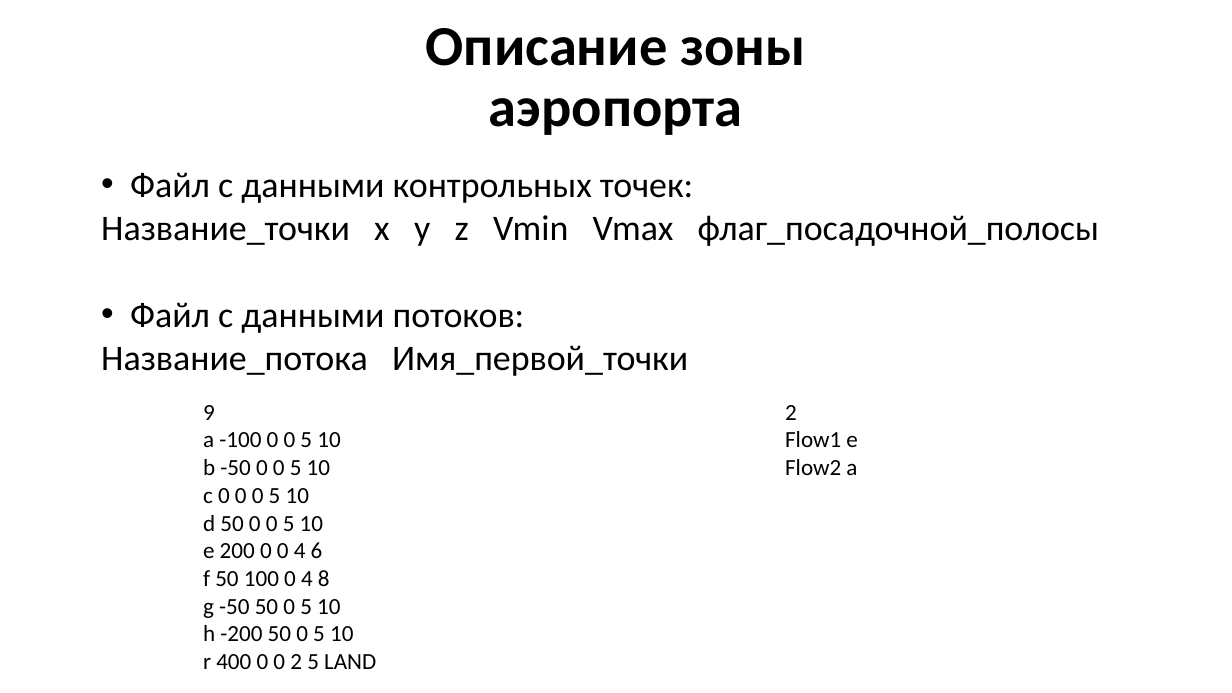
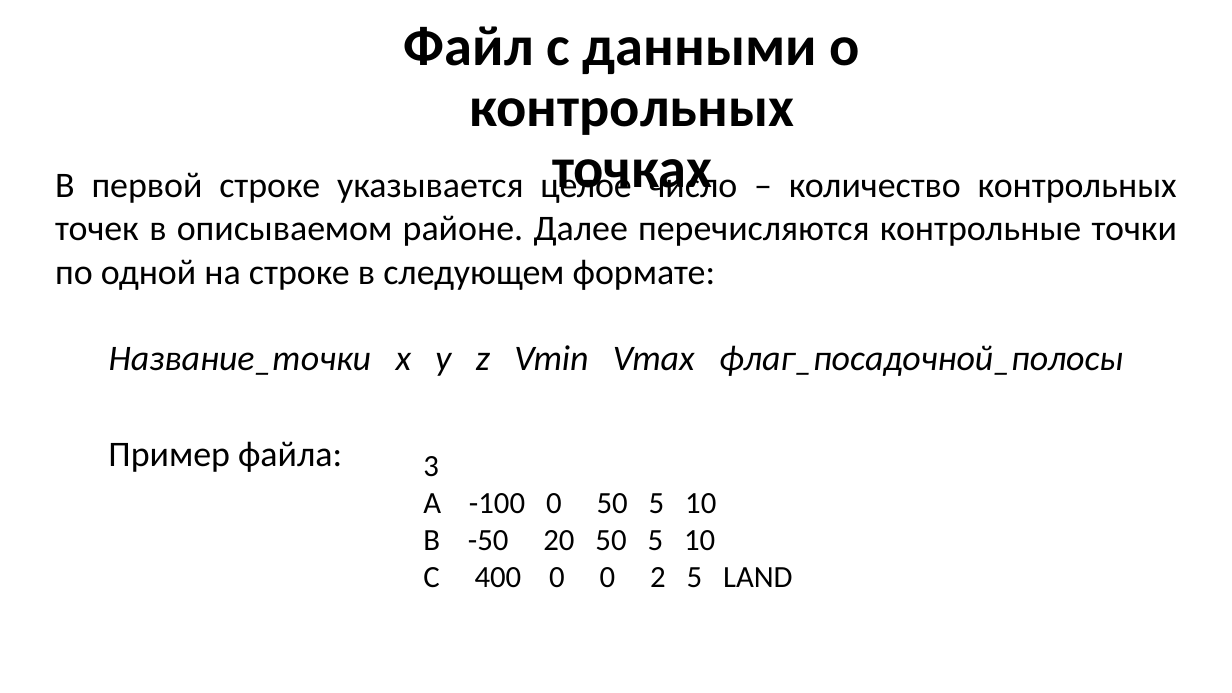
Before and after one commit to GooDgRaF/Bachelor_diplom, a slide deck: slide 7 of Диплом/Презентация ВКР.pptx (slide 6 before the commit). Drawn at 1232x693 pixels with LibreOffice and Linux fonts; fonts in the diff are those of the drawing; background and template pictures are left out. Boxes give left, top, right and bottom in pixels: in the first picture for what was removed or moved away, otherwise in the second. Text is boxed around its words. In the diff, an @@ line names an element or a change of style, - is before the commit and + after.

```diff
--- a/Диплом/Презентация ВКР.pptx
+++ b/Диплом/Презентация ВКР.pptx
@@ text at <box>404,26,860,200</box>: text changed @@
-Описание зоны аэропорта
+Файл с данными о контрольных точках
@@ text "В первой строке указывается целое ...": place and size @@
-text "В первой строке указывается целое ..." at <box>101,172,1099,376</box>
+text "В первой строке указывается целое ..." at <box>55,168,1177,376</box>
@@ text at <box>55,168,1177,290</box>: text changed @@
-• Файл с данными контрольных точек:
+В первой строке указывается целое число – количество контрольных точек в описываемом районе. Далее перечисляются контрольные точки по одной на строке в следующем формате:
@@ text at <box>101,302,688,376</box>: paragraphs removed @@
-• Файл с данными потоков:
-Название_потока Имя_первой_точки
@@ text at <box>109,345,1123,376</box>: italic on in "Название_точки x y z Vmin Vmax флаг_посадочной_полосы"; alignment left to centre @@
@@ text removed at <box>785,405,857,475</box> @@
-2
-Flow1 e
-Flow2 a
@@ text added at <box>108,441,342,472</box>, 28 pt, text #000000 @@
+Пример файла:
@@ text at <box>423,456,793,588</box>: text changed; size 18 to 24 pt @@
-9
-a -100 0 0 5 10
-b -50 0 0 5 10
-c 0 0 0 5 10
-d 50 0 0 5 10
-e 200 0 0 4 6
-f 50 100 0 4 8
-g -50 50 0 5 10
-h -200 50 0 5 10
-r 400 0 0 2 5 LAND
+3
+A -100 0 50 5 10
+B -50 20 50 5 10
+C 400 0 0 2 5 LAND
```
Also in this commit, not shown: 5 other slides changed, 8 slides added, 7 slides removed.
